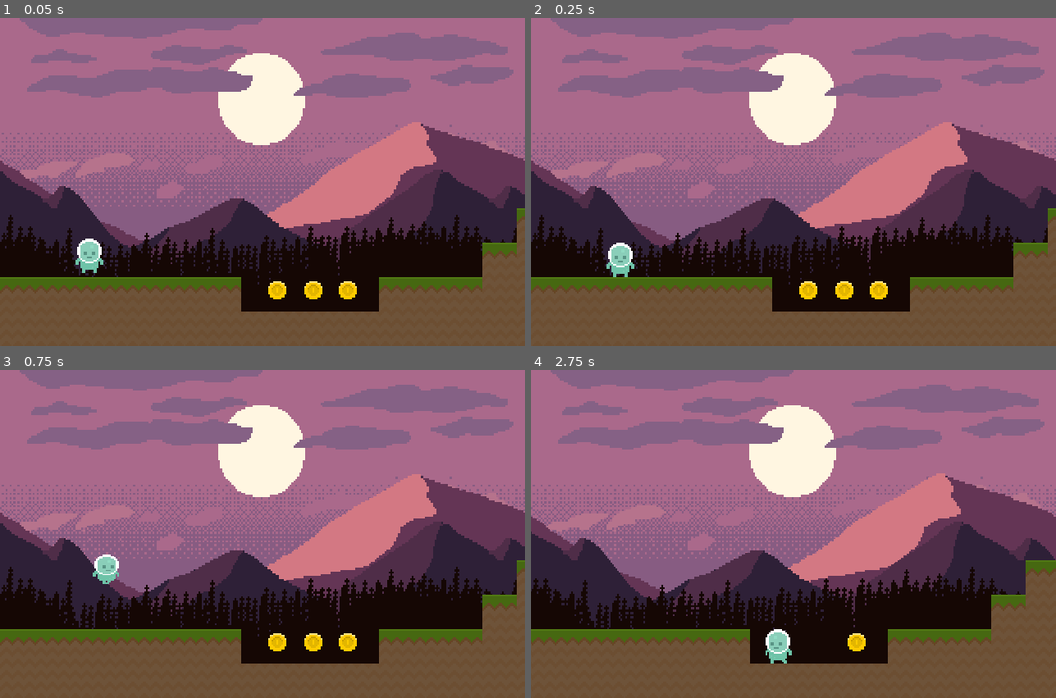
Above: before the commit, frames 1-4 (two rows, left to right).
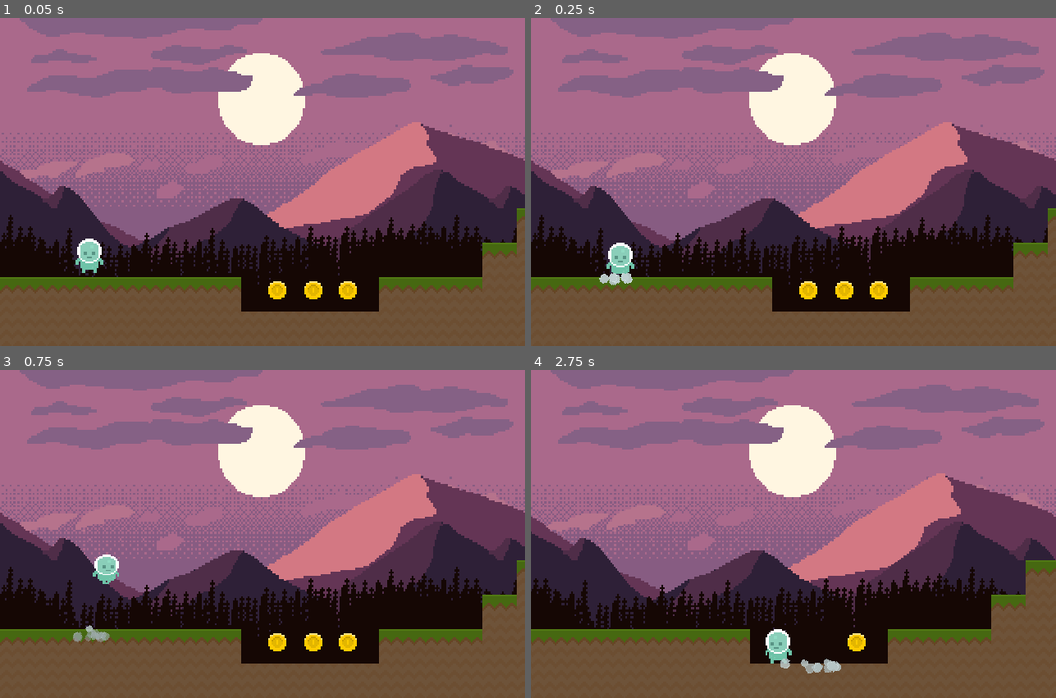
Above: after the commit, the same moments.

Repository: ludover-workshop/puzzle-platformer-2022
Game: Godot game, scene res://Main.tscn
Same seed, same stepped clock (60 frames per second), same inputs: the game is played once before the commit and once after it.
Inputs:
- Up to frame 1 (0.05 s): no input
- Up to frame 2 (0.25 s): no input
- Up to frame 3 (0.75 s): hold Right (move_right) from 0.53 s (still down); tap Space (jump) at 0.6 s
- Up to frame 4 (2.75 s): tap Space (jump) at 0.77, 1.07, 1.35, 1.52, 1.82, 2.1 s; release Right (move_right) at 2.03 s; hold Left (move_left) from 2.03 s (still down)

Frame 1 is identical in both runs. In frame 2, 0.2% of the frame differs, in the area x 12-20%, y 77-82%; in frame 3, 0.2%; in frame 4, 0.3%, in the area x 47-60%, y 88-93%.

Commit message:
Partículas al moverse y caer

Diff:
--- /dev/null
+++ b/player/JumpLandParticles.gd
@@ -0,0 +1,8 @@
+extends Particles2D
+
+func _ready():
+	emitting = true
+
+func process():
+	if !emitting:
+		queue_free()
--- /dev/null
+++ b/player/JumpLandParticles.tscn
@@ -0,0 +1,55 @@
+[gd_scene load_steps=10 format=2]
+
+[ext_resource path="res://player/particle.png" type="Texture" id=1]
+[ext_resource path="res://player/JumpLandParticles.gd" type="Script" id=2]
+
+[sub_resource type="Curve" id=41]
+min_value = -360.0
+max_value = 360.0
+_data = [ Vector2( 0, 159.018 ), 0.0, 0.0, 0, 0, Vector2( 1, 360 ), 0.0, 0.0, 0, 0 ]
+
+[sub_resource type="CurveTexture" id=42]
+width = 512
+curve = SubResource( 41 )
+
+[sub_resource type="Gradient" id=43]
+colors = PoolColorArray( 1, 1, 1, 1, 0.624262, 0.624262, 0.624262, 0.243137 )
+
+[sub_resource type="GradientTexture" id=44]
+gradient = SubResource( 43 )
+width = 512
+
+[sub_resource type="Curve" id=45]
+_data = [ Vector2( 0, 1 ), 0.0, 0.0, 0, 0, Vector2( 1, 0.334356 ), -2.63642, 0.0, 0, 0 ]
+
+[sub_resource type="CurveTexture" id=46]
+width = 512
+curve = SubResource( 45 )
+
+[sub_resource type="ParticlesMaterial" id=47]
+emission_shape = 2
+emission_box_extents = Vector3( 10, 0, 1 )
+flag_disable_z = true
+direction = Vector3( 0, 1, 0 )
+spread = 90.0
+gravity = Vector3( 0, -20, 0 )
+initial_velocity = 15.0
+orbit_velocity = 0.0
+orbit_velocity_random = 0.0
+angle = 120.0
+angle_random = 1.0
+angle_curve = SubResource( 42 )
+scale = 0.4
+scale_random = 0.5
+scale_curve = SubResource( 46 )
+color_ramp = SubResource( 44 )
+
+[node name="JumpLandParticles" type="Particles2D"]
+emitting = false
+amount = 10
+one_shot = true
+explosiveness = 0.8
+local_coords = false
+process_material = SubResource( 47 )
+texture = ExtResource( 1 )
+script = ExtResource( 2 )
--- a/player/Player.gd
+++ b/player/Player.gd
@@ -16,6 +16,8 @@
 onready var was_on_floor = is_on_floor()
 
 var just_jumped = false
+
+const JumpLandScene = preload("res://player/JumpLandParticles.tscn")
 
 func _physics_process(delta):
 	movement_direction = Vector2.ZERO
@@ -40,16 +42,26 @@
 
 	update_animation_tree()
 
+func spawn_jump_land_particles():
+	if $GroundParticlesRay.is_colliding():
+		var particles = JumpLandScene.instance()
+		particles.position = position
+		particles.position.y += 10
+		get_parent().add_child(particles)
+
 func update_animation_tree():
+	$WalkingParticles.emitting = false
 	if(just_jumped):
 		state_machine.travel("JumpStart")
-	elif was_on_floor && is_on_floor():
-		if abs(velocity.x) > 10 || movement_direction != Vector2.ZERO:
+	elif was_on_floor && is_on_floor() && $GroundParticlesRay.is_colliding():
+		if abs(velocity.x) > 5 || movement_direction != Vector2.ZERO:
+			$WalkingParticles.emitting = true
 			state_machine.travel("Walking")
 		else:
 			state_machine.travel("Idle")
 	elif !was_on_floor && is_on_floor():
 		state_machine.travel("JumpLand")
+		spawn_jump_land_particles()
 	elif was_on_floor && !is_on_floor():
 		state_machine.travel("JumpAir")
 
--- a/player/Player.tscn
+++ b/player/Player.tscn
@@ -1,9 +1,10 @@
-[gd_scene load_steps=37 format=2]
+[gd_scene load_steps=43 format=2]
 
 [ext_resource path="res://player/player_sprite.png" type="Texture" id=1]
 [ext_resource path="res://player/Player.gd" type="Script" id=2]
 [ext_resource path="res://player/PlayerCapsule.tres" type="Shape2D" id=3]
 [ext_resource path="res://player/PlayerSprites.gd" type="Script" id=4]
+[ext_resource path="res://player/particle.png" type="Texture" id=5]
 
 [sub_resource type="AtlasTexture" id=1]
 atlas = ExtResource( 1 )
@@ -316,6 +317,37 @@
 
 [sub_resource type="AnimationNodeStateMachinePlayback" id=31]
 
+[sub_resource type="Curve" id=36]
+min_value = -360.0
+max_value = 360.0
+_data = [ Vector2( 0, 1 ), 0.0, 0.0, 0, 0, Vector2( 1, 151.288 ), 0.0, 0.0, 0, 0 ]
+
+[sub_resource type="CurveTexture" id=37]
+width = 512
+curve = SubResource( 36 )
+
+[sub_resource type="Curve" id=38]
+_data = [ Vector2( 0, 1 ), 0.0, 0.0, 0, 0, Vector2( 1, 0 ), -2.63853, 0.0, 0, 0 ]
+
+[sub_resource type="CurveTexture" id=39]
+width = 512
+curve = SubResource( 38 )
+
+[sub_resource type="ParticlesMaterial" id=40]
+flag_disable_z = true
+direction = Vector3( -1, 0, 0 )
+spread = 20.0
+gravity = Vector3( 0, -20, 0 )
+orbit_velocity = 0.0
+orbit_velocity_random = 0.0
+angle = 720.0
+angle_random = 0.4
+angle_curve = SubResource( 37 )
+scale = 0.4
+scale_random = 0.5
+scale_curve = SubResource( 39 )
+color = Color( 1, 1, 1, 0.796078 )
+
 [node name="Player" type="KinematicBody2D" groups=["Player"]]
 script = ExtResource( 2 )
 __meta__ = {
@@ -324,12 +356,12 @@
 
 [node name="PlayerSprites" type="AnimatedSprite" parent="."]
 position = Vector2( 0, 10 )
-scale = Vector2( 1, 0.986758 )
+scale = Vector2( 1, 0.981536 )
 frames = SubResource( 2 )
 animation = "walk"
 playing = true
 centered = false
-offset = Vector2( -10, -20.7352 )
+offset = Vector2( -10, -20.6307 )
 script = ExtResource( 4 )
 
 [node name="CollisionShape2D" type="CollisionShape2D" parent="."]
@@ -347,3 +379,14 @@
 anim_player = NodePath("../AnimationPlayer")
 active = true
 parameters/playback = SubResource( 31 )
+
+[node name="WalkingParticles" type="Particles2D" parent="."]
+position = Vector2( 0, 10 )
+local_coords = false
+process_material = SubResource( 40 )
+texture = ExtResource( 5 )
+
+[node name="GroundParticlesRay" type="RayCast2D" parent="."]
+enabled = true
+cast_to = Vector2( 0, 12 )
+collision_mask = 2147483648
--- a/tilemaps/Ground.tscn
+++ b/tilemaps/Ground.tscn
@@ -6,5 +6,5 @@
 modulate = Color( 0.54902, 0.54902, 0.54902, 1 )
 tile_set = ExtResource( 1 )
 cell_size = Vector2( 21, 21 )
-collision_layer = 3
+collision_layer = 2147483651
 format = 1
Binary file added: player/particle.png
Not shown, added: player/particle.png.import
